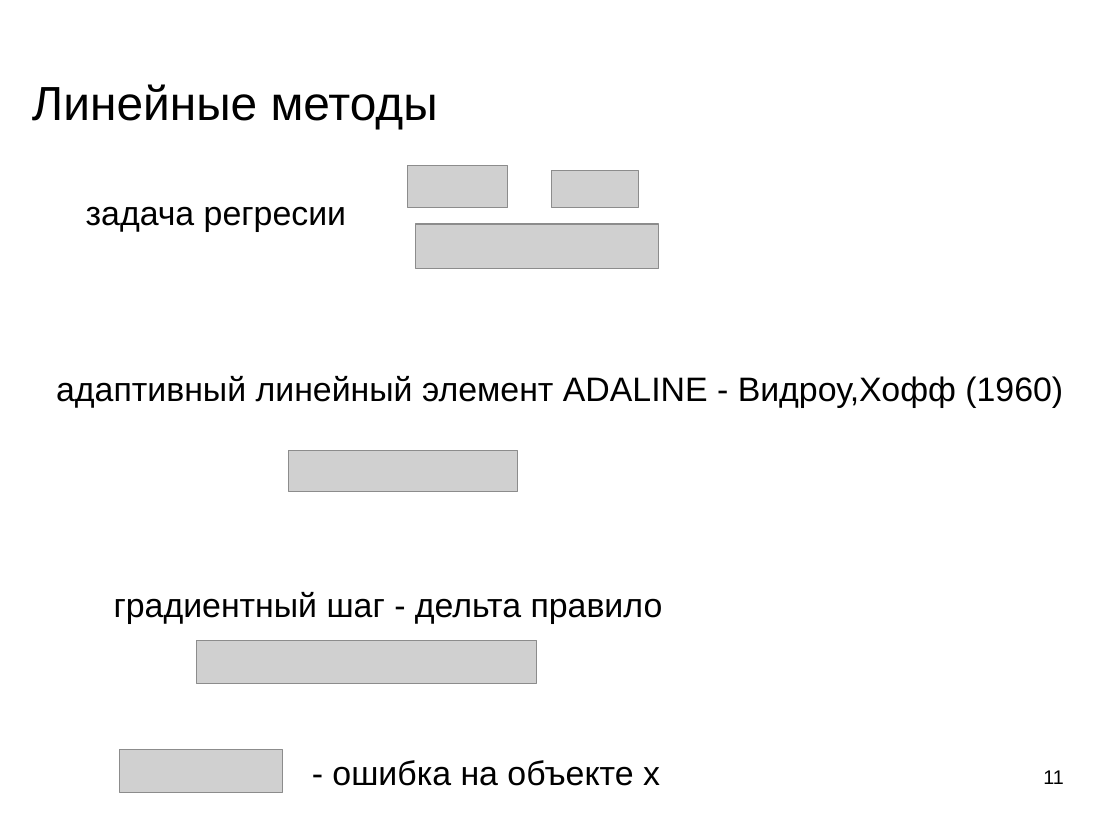
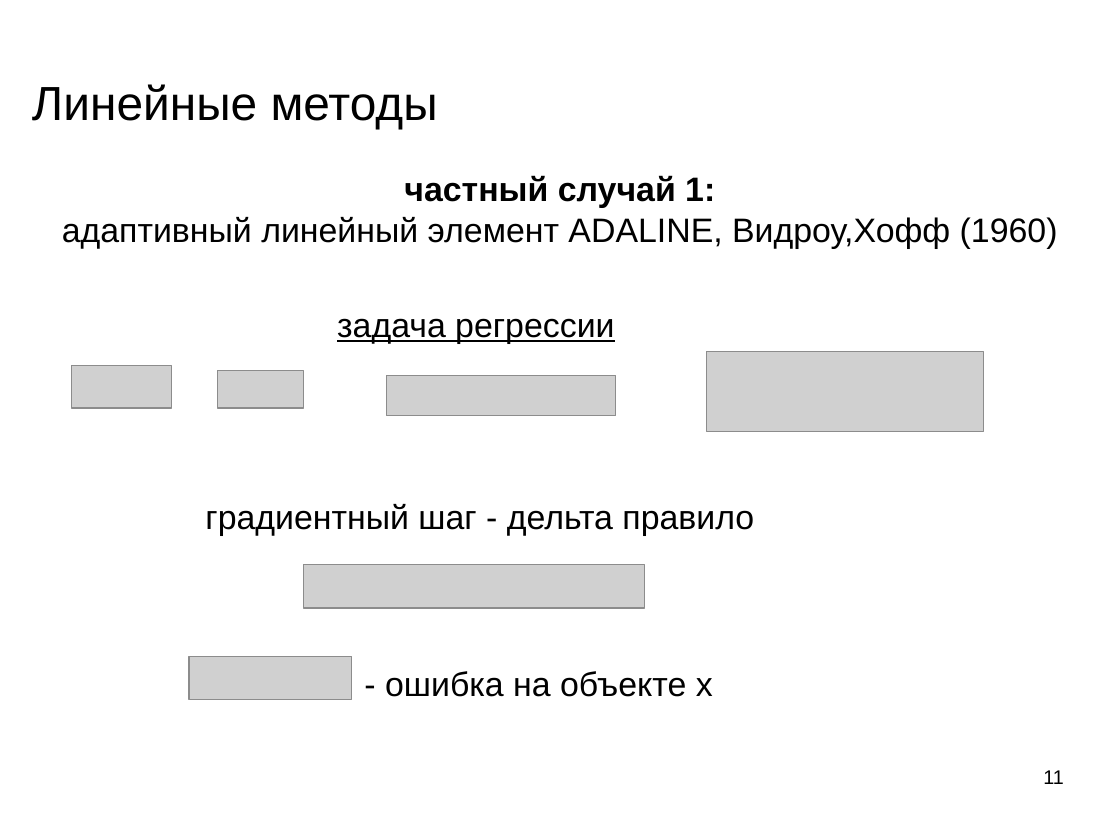
Before and after one commit to mechanoid5/ml_lectorium_legacy, a slide deck: slide 11 of 09-linear.odp. Drawn at 1120x840 pixels with LibreOffice and Linux fonts; fonts in the diff are those of the drawing; grey boxes stand for pictures; background and template pictures are left out. Boxes give left, top, right and bottom in pixels: in the first picture for what was removed or moved away, otherwise in the second. Text is boxed around its words. In the diff, an @@ line names an element or a change of style, - is before the commit and + after.

```diff
--- a/09-linear.odp
+++ b/09-linear.odp
@@ text at bbox=[62, 175, 1058, 249]: text changed @@
-адаптивный линейный элемент ADALINE - Видроу,Хофф (1960)
+частный случай 1:
+адаптивный линейный элемент ADALINE, Видроу,Хофф (1960)
@@ text removed at bbox=[86, 206, 346, 232] @@
-задача регресии
@@ text added at bbox=[337, 318, 614, 344], 24 pt, text #000000, underline @@
+задача регрессии
@@ picture: place and size @@
-picture at bbox=[416, 224, 659, 268]
+picture at bbox=[707, 352, 985, 431]
@@ picture: place and size @@
-picture at bbox=[409, 166, 508, 208]
+picture at bbox=[72, 366, 172, 409]
@@ picture: place and size @@
-picture at bbox=[552, 171, 638, 208]
+picture at bbox=[217, 371, 304, 409]
@@ picture: place and size @@
-picture at bbox=[289, 450, 518, 491]
+picture at bbox=[386, 375, 616, 416]
@@ text "градиентный шаг - дельта правило": place and size @@
-text "градиентный шаг - дельта правило" at bbox=[114, 592, 663, 624]
+text "градиентный шаг - дельта правило" at bbox=[205, 504, 754, 536]
@@ picture: place and size @@
-picture at bbox=[119, 749, 282, 792]
+picture at bbox=[304, 565, 645, 608]
@@ picture: place and size @@
-picture at bbox=[196, 640, 538, 683]
+picture at bbox=[189, 657, 352, 699]
@@ text "- ошибка на объекте x": place and size @@
-text "- ошибка на объекте x" at bbox=[332, 760, 660, 786]
+text "- ошибка на объекте x" at bbox=[385, 671, 713, 697]
```
Also in this commit, not shown: 3 other slides changed, 2 slides added.
